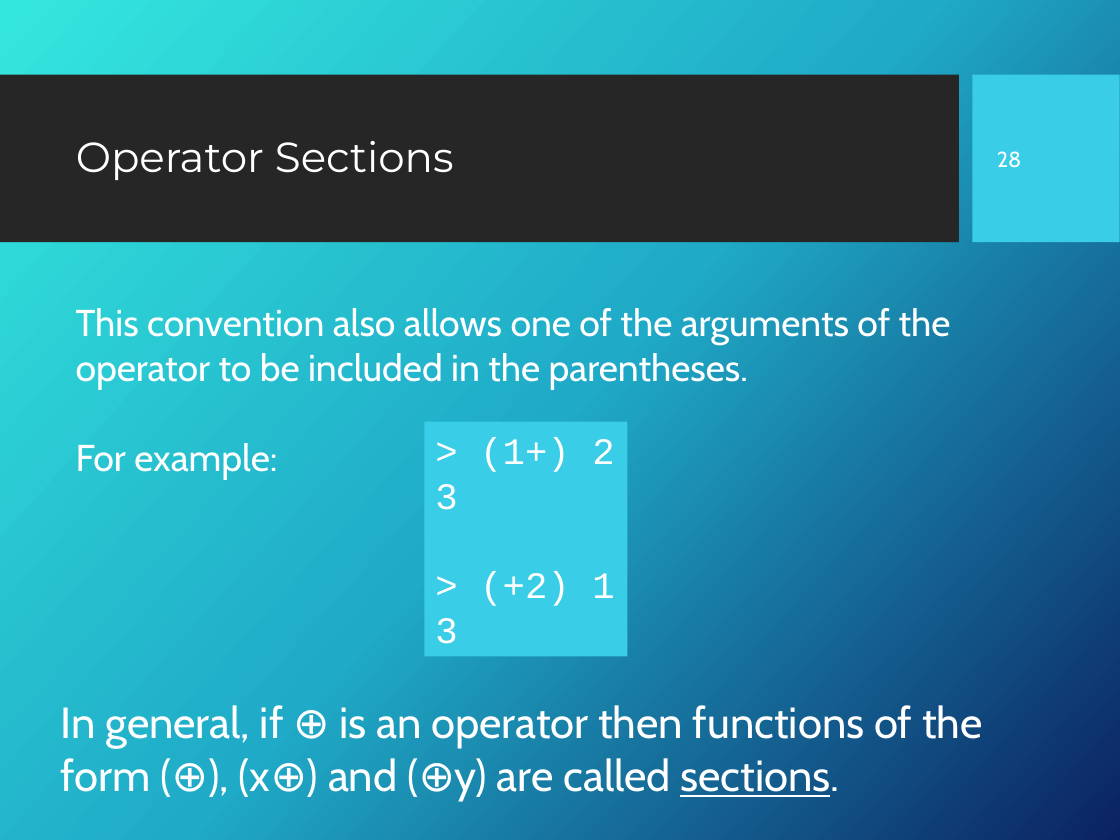
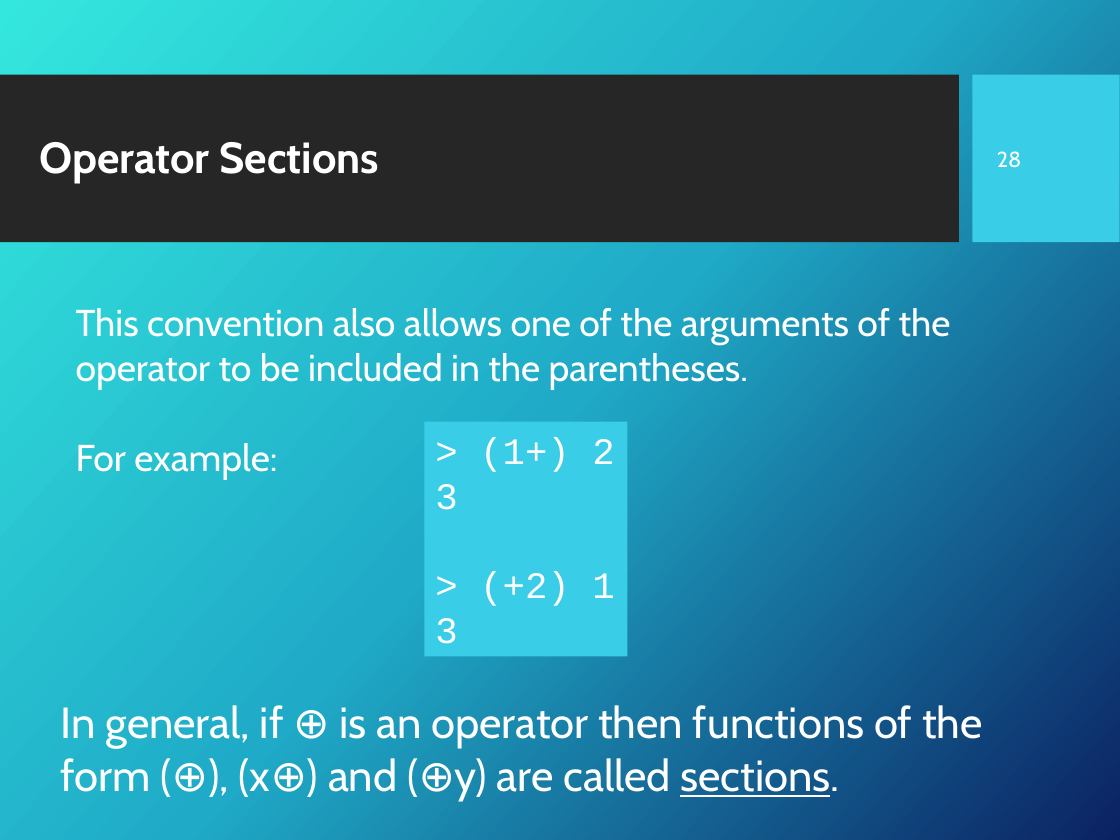
Before and after one commit to Fun-Prog-26/fun-prog-26, a slide deck: slide 29 of topic04-functions-and-lambda-calculus/unit-04a-lectures/talk-1/a-functions.pptx. Drawn at 1120x840 pixels with LibreOffice and Linux fonts; fonts in the diff are those of the drawing; background and template pictures are left out. Boxes give left, top, right and bottom in pixels: in the first picture for what was removed or moved away, otherwise in the second. Text is boxed around its words. In the diff, an @@ line names an element or a change of style, - is before the commit and + after.

```diff
--- a/topic04-functions-and-lambda-calculus/unit-04a-lectures/talk-1/a-functions.pptx
+++ b/topic04-functions-and-lambda-calculus/unit-04a-lectures/talk-1/a-functions.pptx
@@ text "Operator Sections": place and size @@
-text "Operator Sections" at (76, 141, 454, 180)
+text "Operator Sections" at (40, 142, 379, 184)
@@ text "Operator Sections" at (40, 142, 379, 184): size 27 to 28 pt, font Montserrat to Cabin, bold on @@
```
Also in this commit, not shown: 28 other slides changed, 7 other files.
